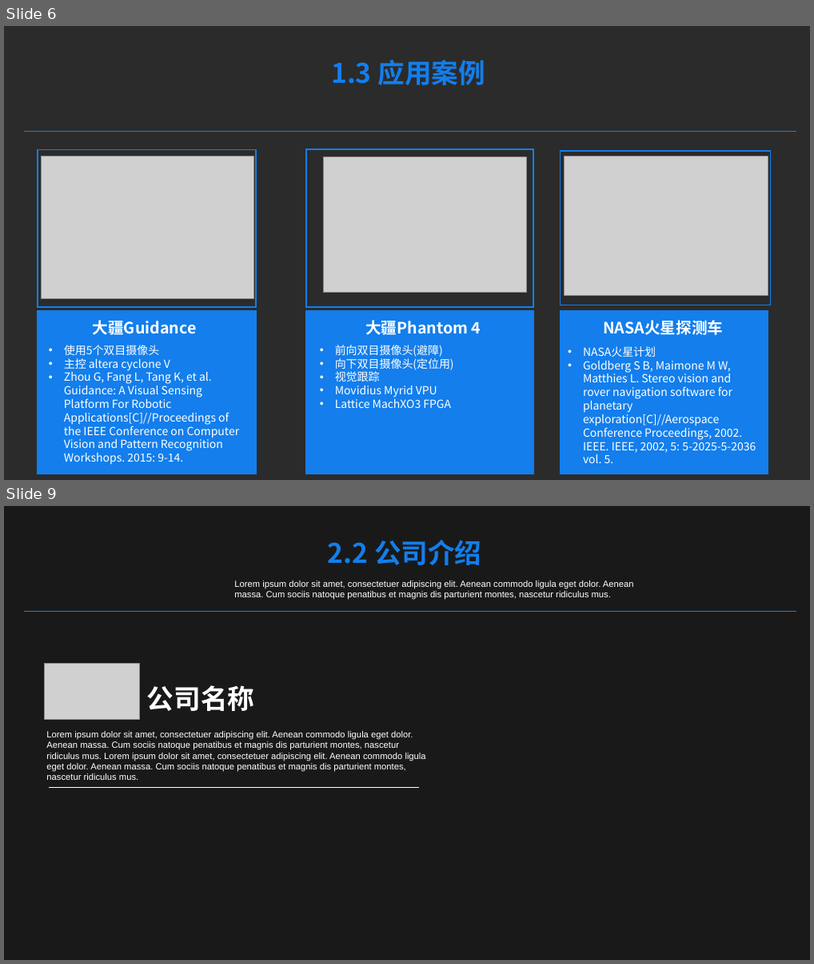
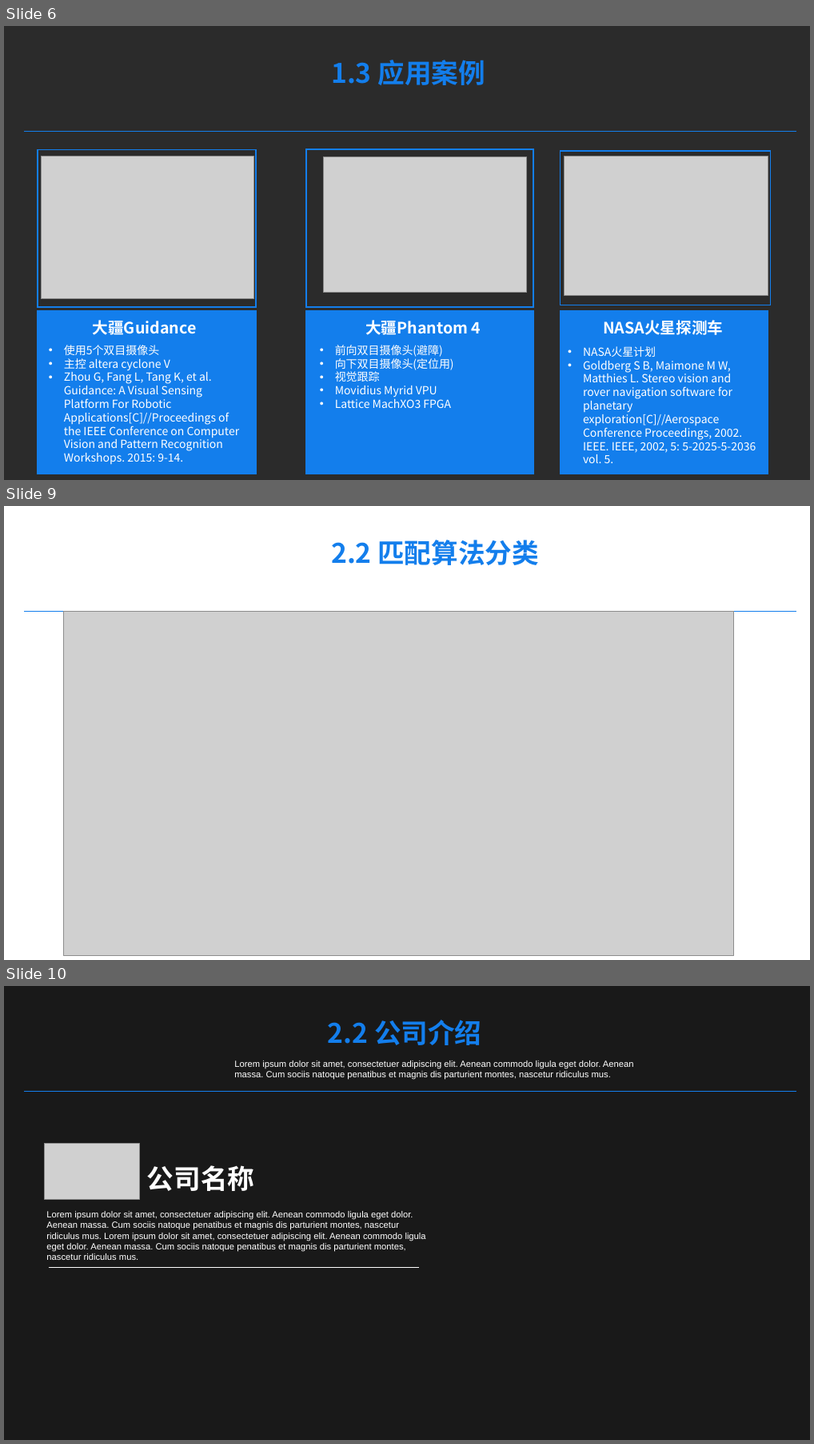
Before and after one commit to lvniqi/machine-learning, a slide deck: stero_vision/双目视觉.pptx. Shown one above the other, each under a label of ours: slides 6 and 9 before the commit, slides 6, 9 and 10 after it; the slides between them are not shown. The pictures are 814x964 and 814x1444 pixels, drawn with LibreOffice and Linux fonts; fonts in the diff are those of the drawing; grey boxes stand for pictures; background and template pictures are left out; a plain dark background stands for a picture behind light text. Boxes give left, top, right and bottom in pixels: in the first picture for what was removed or moved away, otherwise in the second. Text is boxed around its words. In the diff, an @@ line names an element or a change of style, - is before the commit and + after.

```diff
--- a/stero_vision/双目视觉.pptx
+++ b/stero_vision/双目视觉.pptx
@@ slide 9 added at [4, 506, 810, 960], background picture (left out) @@
@@ text added at [331, 540, 539, 565], 24 pt, text #137EEC, bold @@
+2.2 匹配算法分类
@@ line added from (24, 611) to (797, 611), #137EEC 0.25 pt @@
@@ picture added at [64, 611, 734, 955] @@
@@ what was slide 9 is now slide 10 @@
```
Also in this commit, not shown: 3 slides changed, 1 other slide added, 1 slide removed, 1 other file.
